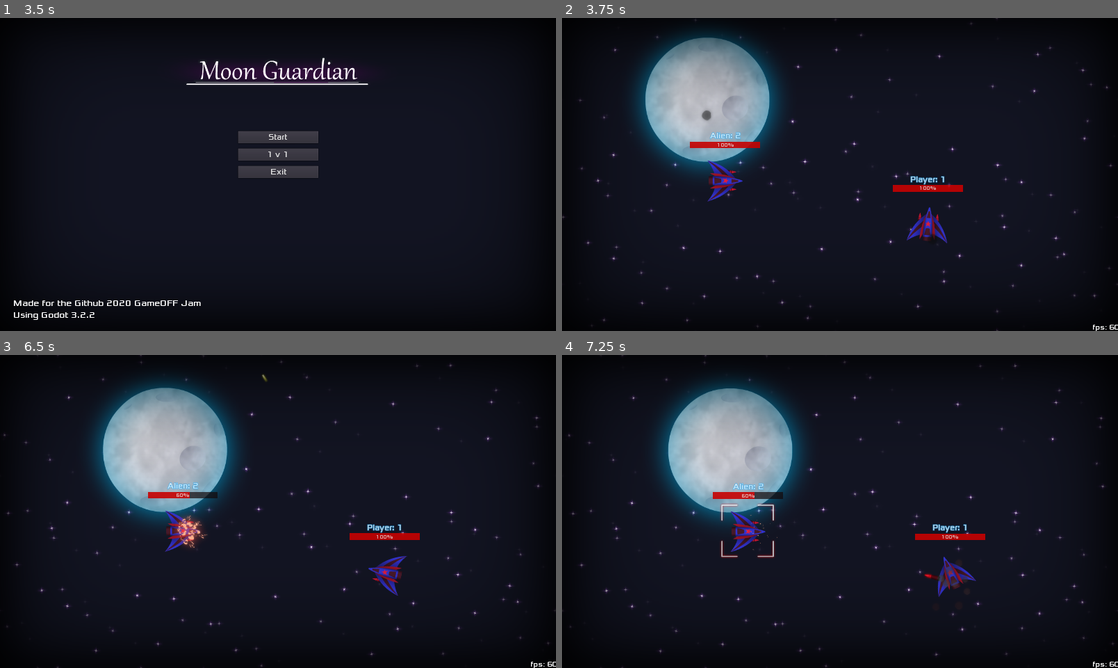
Above: before the commit, frames 1-4 (two rows, left to right).
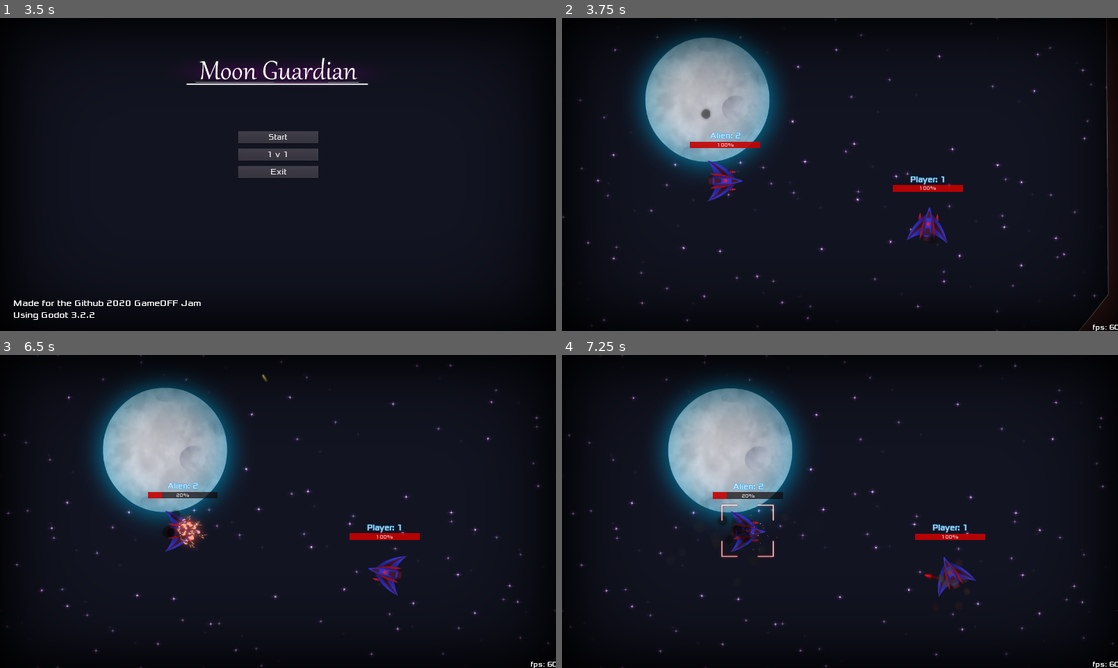
Above: after the commit, the same moments.

Repository: Najim-SD/Moon-Guardian
Game: Godot game, scene res://Scenes/Intro.tscn
The game is run twice, just before and just after one commit, with the same random seed, the same clock (stepped at 60 frames per second) and the same inputs.
Inputs (mouse positions are in pixels of both pictures, inside the frame that each line leads up to):
- Up to frame 1 (3.5 s): move the mouse to (250, 237) at 0.52 s; right-click (250, 237) at 0.6 s; move the mouse to (444, 221) at 1.27 s; tap Space (launch) at 1.35 s; move the mouse to (111, 127) at 2.02 s; click (111, 127) at 2.1 s; move the mouse to (305, 174) at 2.77 s; right-click (305, 174) at 2.85 s
- Up to frame 2 (3.75 s): click "Start" at 3.5 s
- Up to frame 3 (6.5 s): move the mouse to (194, 433) at 4.27 s; tap Space (launch) at 4.35 s; move the mouse to (400, 495) at 5.02 s; click (400, 495) at 5.1 s; move the mouse to (166, 527) at 5.77 s; right-click (166, 527) at 5.85 s
- Up to frame 4 (7.25 s): move the mouse to (895, 442) at 6.52 s; tap Space (launch) at 6.6 s

Frame 1 is identical in both runs. In frame 2, 0.3% of the frame differs, in the area x 25-100%, y 3-100%; in frame 3, 0.3%; in frame 4, 0.4%, in the area x 28-36%, y 43-62%.

Commit message:
Arena added to the main game scene

Diff:
--- a/Scenes/Game.tscn
+++ b/Scenes/Game.tscn
@@ -1,10 +1,11 @@
-[gd_scene load_steps=6 format=2]
+[gd_scene load_steps=7 format=2]
 
 [ext_resource path="res://Scenes/MultiCam.tscn" type="PackedScene" id=1]
 [ext_resource path="res://Scenes/Moonship.tscn" type="PackedScene" id=2]
 [ext_resource path="res://Scenes/Spaceship.tscn" type="PackedScene" id=3]
 [ext_resource path="res://Scripts/Game.gd" type="Script" id=4]
 [ext_resource path="res://Scenes/Parallax.tscn" type="PackedScene" id=5]
+[ext_resource path="res://Art/Arena.png" type="Texture" id=6]
 
 [node name="Game" type="Node2D"]
 script = ExtResource( 4 )
@@ -19,11 +20,29 @@
 drag_margin_bottom = 0.0
 targets = [ "Spaceship", "Moonship" ]
 
+[node name="LevelAudioPlayer" type="AudioStreamPlayer" parent="."]
+
+[node name="Arena" type="StaticBody2D" parent="."]
+collision_layer = 2
+collision_mask = 2
+__meta__ = {
+"_edit_lock_": true
+}
+
+[node name="Sprite" type="Sprite" parent="Arena"]
+texture = ExtResource( 6 )
+offset = Vector2( -45, -100 )
+
+[node name="CollisionPolygon2D" type="CollisionPolygon2D" parent="Arena"]
+polygon = PoolVector2Array( 192.896, -597.493, 772.17, -540.164, 914.723, -406.591, 921.635, 446.206, 767.72, 640.022, 211.502, 662.271, -227.646, 662.271, -922, 634.5, -1018, 544.5, -1018.15, -412.088, -902.667, -542.402, -227.789, -599.084, 192.844, -597.493, 193.878, -675.365, -223.551, -680.132, -930.742, -628.748, -1081.72, -454.996, -1083.31, 581.158, -962.526, 705.116, -228.319, 740.607, 214.007, 740.607, 832.204, 707.234, 993.242, 500.639, 990.593, -447.05, 821.079, -624.51, 192.818, -674.834 )
+
 [node name="Moonship" parent="." instance=ExtResource( 2 )]
 mode = 1
 
 [node name="Spaceship" parent="." instance=ExtResource( 3 )]
 position = Vector2( 509.14, 287.02 )
+collision_layer = 3
 useJoyStick = false
 
-[node name="LevelAudioPlayer" type="AudioStreamPlayer" parent="."]
+[node name="spawn" type="Position2D" parent="."]
+position = Vector2( -0.475739, -769.842 )
--- a/Scripts/Game.gd
+++ b/Scripts/Game.gd
@@ -25,11 +25,15 @@
 	currentWave += 1
 	for i in range(currentWave):
 		var eShip = spaceshipScene.instance()
+		eShip.global_position.x = randi() % 50 - 24 + $spawn.position.x
+		eShip.global_position.y = randi() % 50 - 24 + $spawn.position.y
 		call_deferred("add_child", eShip)
 		eShip.playerId = i+1
 		eShip.team = "enemy"
 		eShip.playerName = "Alien"
 		eShip.controlDevice = 3
+		eShip.maxHealth = 50
+		eShip.health = 50
 		enemies.append(eShip)
 		pass
 	pass
--- a/Scripts/Spaceship.gd
+++ b/Scripts/Spaceship.gd
@@ -19,6 +19,10 @@
 var missileScene = preload("res://Scenes/Missile.tscn")
 var cam = null
 var locks = []
+
+export var isBot = false
+var target
+var lockedON = false
 
 export var useJoyStick = true
 export var controlDevice = 0
Binary file added: Art/Arena.png
Not shown, added: Art/Arena.png.import
